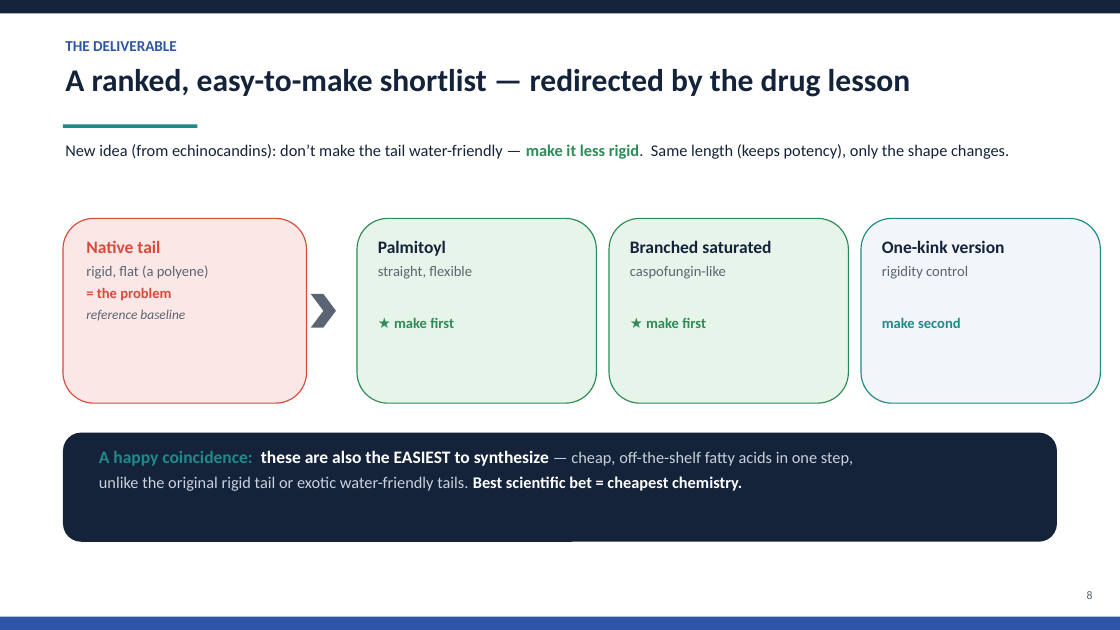
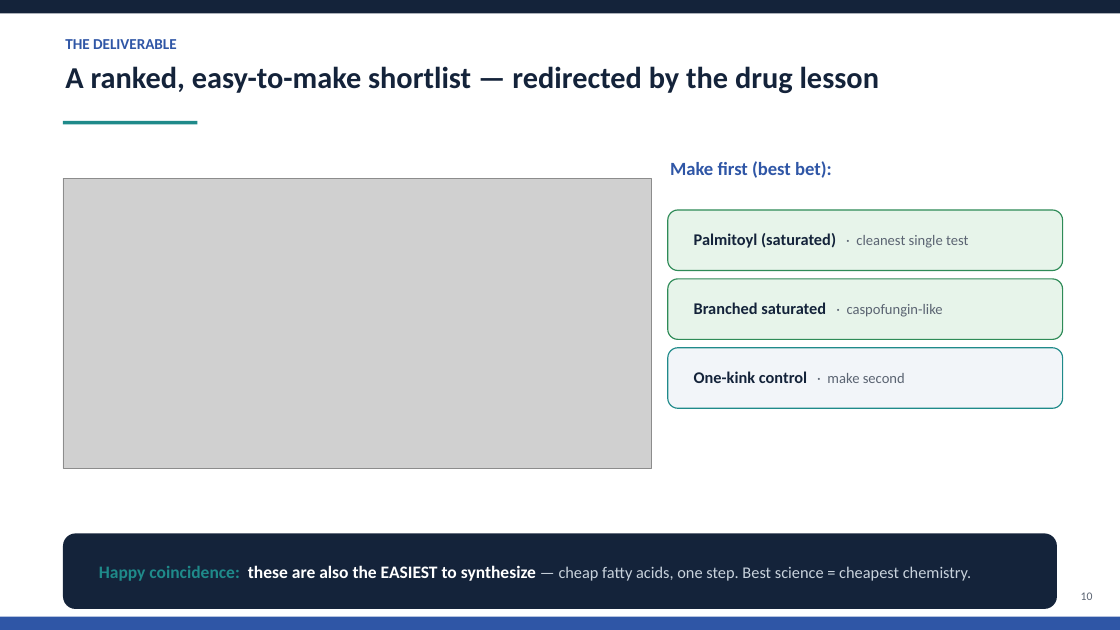
Before and after one commit to MrElss/Papulacandin, a slide deck: slide 10 of analysis/outputs/Papulacandin_promotion_report.pptx (slide 8 before the commit). Drawn at 1120x630 pixels with LibreOffice and Linux fonts; fonts in the diff are those of the drawing; grey boxes stand for pictures. Boxes give left, top, right and bottom in pixels: in the first picture for what was removed or moved away, otherwise in the second. Text is boxed around its words. In the diff, an @@ line names an element or a change of style, - is before the commit and + after.

```diff
--- a/analysis/outputs/Papulacandin_promotion_report.pptx
+++ b/analysis/outputs/Papulacandin_promotion_report.pptx
@@ text "A ranked, easy-to-make shortlist — ..." at (x1=65, y1=66, x2=879, y2=93): size 27 to 26 pt @@
@@ rectangle moved from (x1=63, y1=124, x2=197, y2=128) to (x1=63, y1=121, x2=197, y2=124) @@
@@ text removed at (x1=65, y1=144, x2=1009, y2=159) @@
-New idea (from echinocandins): don’t make the tail water-friendly — make it less rigid. Same length (keeps potency), only the shape changes.
@@ picture added at (x1=63, y1=178, x2=651, y2=469) @@
@@ text added at (x1=670, y1=161, x2=832, y2=178), 16 pt, text #2F56A6, bold @@
+Make first (best bet):
@@ rounded rectangle removed at (x1=63, y1=218, x2=307, y2=403) @@
@@ rounded rectangle added at (x1=668, y1=210, x2=1063, y2=271), fill #E7F4EA, outline #2E8B57 1 pt @@
@@ text added at (x1=694, y1=233, x2=968, y2=248), 14 pt, text #14233A, bold @@
+Palmitoyl (saturated) · cleanest single test
@@ rounded rectangle removed at (x1=861, y1=218, x2=1101, y2=403) @@
@@ text removed at (x1=86, y1=240, x2=209, y2=321) @@
-Native tail
-rigid, flat (a polyene)
-= the problem
-reference baseline
@@ text removed at (x1=378, y1=240, x2=472, y2=328) @@
-Palmitoyl
-straight, flexible
-★ make first
@@ chevron removed at (x1=311, y1=294, x2=336, y2=328) @@
@@ rounded rectangle resized from (x1=357, y1=218, x2=597, y2=403) to (x1=668, y1=279, x2=1063, y2=339) @@
@@ text at (x1=694, y1=302, x2=943, y2=317): text changed; size 12.5 to 14 pt @@
-Branched saturated
-caspofungin-like
-★ make first
+Branched saturated · caspofungin-like
@@ rounded rectangle resized from (x1=609, y1=218, x2=849, y2=403) to (x1=668, y1=348, x2=1063, y2=408) @@
@@ rounded rectangle at (x1=668, y1=348, x2=1063, y2=408): fill #E7F4EA to #F2F5F9; outline #2E8B57 1 pt to #1F8A8A 1 pt @@
@@ text at (x1=694, y1=371, x2=905, y2=383): text changed; size 12.5 to 14 pt @@
-One-kink version
-rigidity control
-make second
+One-kink control · make second
@@ rounded rectangle resized from (x1=63, y1=433, x2=1057, y2=542) to (x1=63, y1=534, x2=1057, y2=609) @@
@@ vertical alignment top to middle in 3 elements at (x1=694, y1=371, x2=905, y2=383), (x1=694, y1=302, x2=943, y2=317), (x1=99, y1=565, x2=971, y2=581) @@
@@ text at (x1=99, y1=565, x2=971, y2=581): text changed @@
-A happy coincidence: these are also the EASIEST to synthesize — cheap, off-the-shelf fatty acids in one step,
-unlike the original rigid tail or exotic water-friendly tails. Best scientific bet = cheapest chemistry.
+Happy coincidence: these are also the EASIEST to synthesize — cheap fatty acids, one step. Best science = cheapest chemistry.
@@ text at (x1=1081, y1=592, x2=1093, y2=600): text changed @@
-8
+10
```
Also in this commit, not shown: 8 other slides changed, 4 slides added, 2 slides removed, 9 other files.
